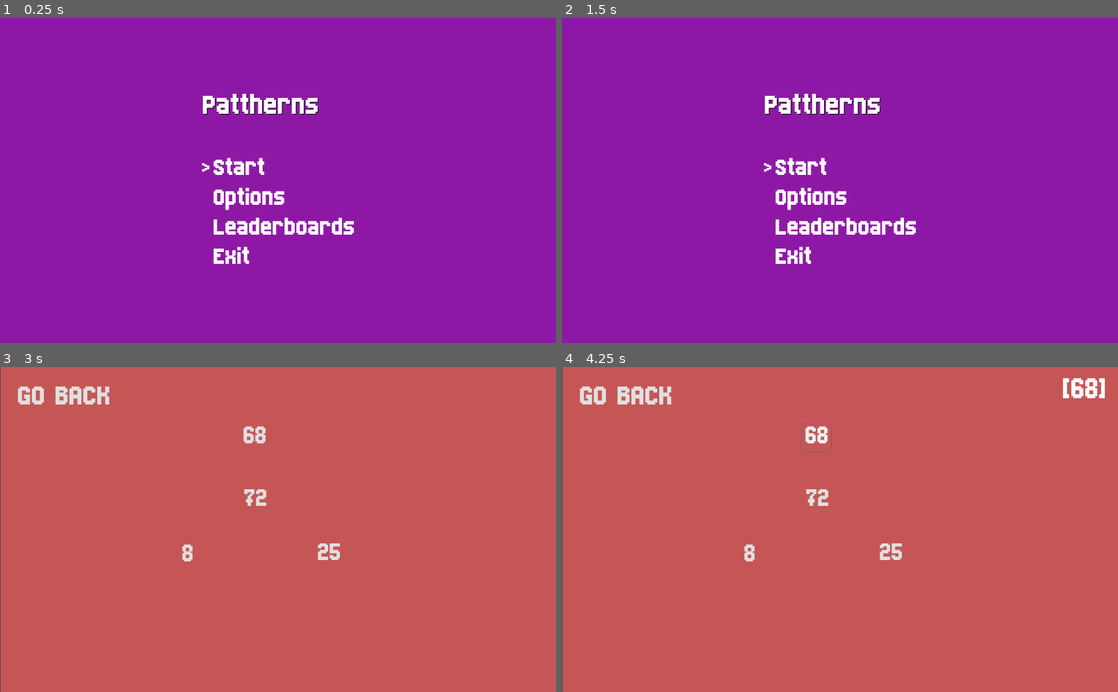
Above: before the commit, frames 1-4 (two rows, left to right).
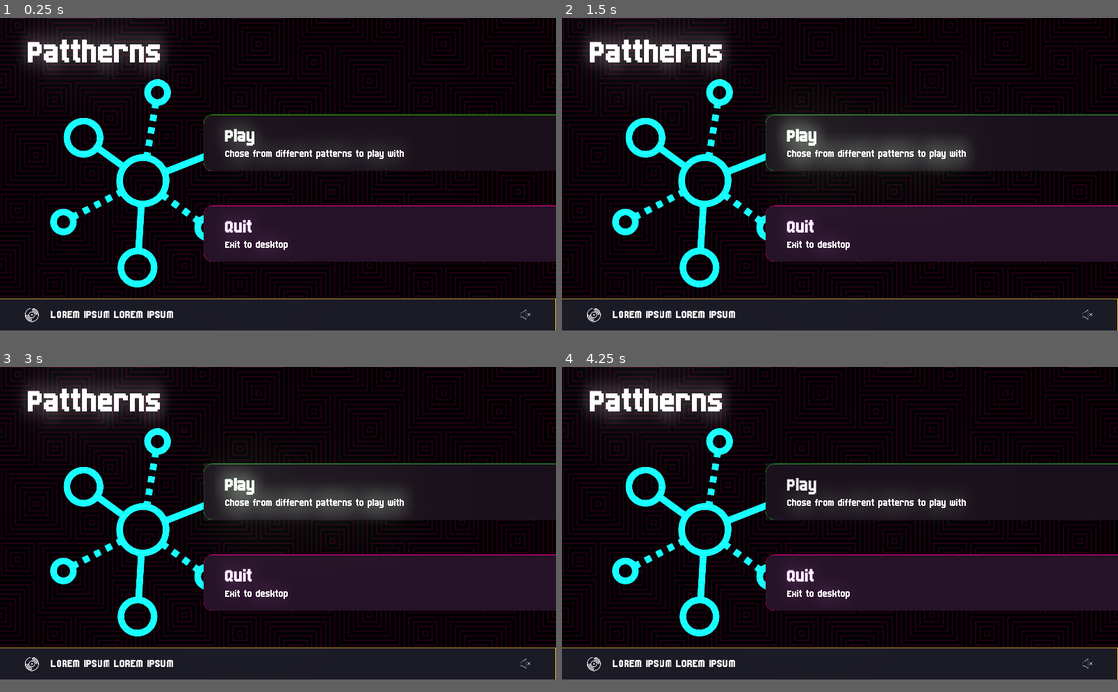
Above: after the commit, the same moments.

Repository: ezerssss/PathTerns
Game: Godot game, scene res://scenes/MainMenu.tscn
The game is run twice, just before and just after one commit, with the same random seed, the same clock (stepped at 60 frames per second) and the same inputs. Before the commit the project starts from res://MainMenu.tscn.
Inputs (mouse positions are in pixels of both pictures, inside the frame that each line leads up to; where the layout moved, square brackets give the same spot in the first picture):
- Up to frame 1 (0.25 s): no input
- Up to frame 2 (1.5 s): click (1090, 326) at 0.52 s; click (956, 148) at 1.25 s, where only the run after the commit has a clickable "Play"
- Up to frame 3 (3 s): click (394, 497) at 2 s, where only the run after the commit has a clickable "Play"; tap Enter (ui_accept) at 2.75, 2.85 s; hold Up (ui_up) from 2.78 s (still down)
- Up to frame 4 (4.25 s): tap Enter (ui_accept) at 3.02, 3.32 s; release Up (ui_up) at 3.5 s; click (1090, 675) [817, 435] at 3.5 s
In our replay, the window is 800x468 before the commit and 800x450 after it. These sizes can differ from the game's own. Grey fills any space a smaller window leaves; there, only what the larger window draws over its background counts as a difference.

The runs differ from the first frame. In frame 1, 96% of the frame differs, in the area x 0-100%, y 0-97%; in frame 2, 96%; in frame 3, 96%, in the area x 0-100%, y 0-100%; in frame 4, 96%.

Commit message:
Legit Start
Please follow file tree

Diff:
--- a/Button.gd
+++ /dev/null
@@ -1,13 +0,0 @@
-extends Button
-
-var number = "NA"
-
-onready var root = get_parent()
-
-func _ready():
-	self.text = number
-
-func _pressed():
-	number = get_text()
-	print(number)
-	root.add_number(number)
--- a/FirstScene.gd
+++ /dev/null
@@ -1,39 +0,0 @@
-extends ColorRect
-
-var rng = RandomNumberGenerator.new()
-var number_array = []
-var user_array = []
-
-onready var button_first = get_node("Button")
-onready var button_second = get_node("Button2")
-onready var button_third = get_node("Button3")
-onready var button_fourth = get_node("Button4")
-onready var hi = get_node("hi")
-
-func _ready():
-	rng.randomize()
-	button_first.text = set_number()
-	button_second.text = set_number()
-	button_third.text = set_number()
-	button_fourth.text = set_number()
-
-func set_number():
-	var number
-	number = rng.randi_range(0, 100)
-	while number in number_array:
-		number = rng.randi_range(0, 100)
-	number_array.append(number)
-	return str(number)
-
-func add_number(_number):
-	if _number in user_array:
-		user_array.erase(_number)
-	else:
-		user_array.append(_number)
-	if user_array.size() == 0:
-		hi.text = ""
-	else:
-		hi.text = str(user_array)
-
-func main_menu():
-	get_tree().change_scene("res://MainMenu.tscn")
--- a/MainMenu.gd
+++ /dev/null
@@ -1,51 +0,0 @@
-extends MarginContainer
-
-onready var select_one = $CenterContainer/VBoxContainer/CenterContainer2/VBoxContainer/CenterContainer/HBoxContainer/selector_one
-onready var select_two = $CenterContainer/VBoxContainer/CenterContainer2/VBoxContainer/CenterContainer2/HBoxContainer/selector_two
-onready var select_three = $CenterContainer/VBoxContainer/CenterContainer2/VBoxContainer/CenterContainer4/HBoxContainer/selector_two
-onready var select_four = $CenterContainer/VBoxContainer/CenterContainer2/VBoxContainer/CenterContainer3/HBoxContainer/selector_three
-
-var current_selection = 0
-
-func _ready():
-	set_current_selection(0)
-
-func _process(delta):
-	if Input.is_action_just_pressed("ui_down"):
-		current_selection += 1
-		if current_selection > 3:
-			current_selection = 0
-		set_current_selection(current_selection)
-	if Input.is_action_just_pressed("ui_up"):
-		current_selection -= 1
-		if current_selection < 0:
-			current_selection = 3
-		set_current_selection(current_selection)
-	if Input.is_action_just_pressed("ui_accept"):
-		handle_selection(current_selection)
-
-
-func handle_selection(_current_selection):
-	if _current_selection == 0:
-		get_tree().change_scene("res://star_pattern.tscn")
-	elif _current_selection == 1:
-		print("HELLO WORLD")
-	elif _current_selection == 2:
-		get_tree().change_scene("res://leader_boards.tscn")
-	else:
-		get_tree().quit()
-
-
-func set_current_selection(_current_selection):
-	select_one.text = ""
-	select_two.text = ""
-	select_three.text = ""
-	select_four.text = ""
-	if _current_selection == 0:
-		select_one.text = ">"
-	elif _current_selection == 1:
-		select_two.text = ">"
-	elif _current_selection == 2:
-		select_three.text = ">"
-	else:
-		select_four.text = ">"
--- a/MainMenu.tscn
+++ /dev/null
@@ -1,163 +0,0 @@
-[gd_scene load_steps=6 format=2]
-
-[ext_resource path="res://born2b.tres" type="DynamicFont" id=1]
-[ext_resource path="res://MainMenu.gd" type="Script" id=2]
-
-[sub_resource type="DynamicFontData" id=1]
-font_path = "res://Born2bSportyV2.ttf"
-
-[sub_resource type="DynamicFont" id=2]
-size = 37
-font_data = SubResource( 1 )
-
-[sub_resource type="DynamicFont" id=3]
-size = 50
-font_data = SubResource( 1 )
-
-[node name="MainMenu" type="MarginContainer"]
-anchor_right = 1.0
-anchor_bottom = 1.0
-script = ExtResource( 2 )
-__meta__ = {
-"_edit_use_anchors_": false
-}
-
-[node name="ColorRect" type="ColorRect" parent="."]
-margin_right = 1024.0
-margin_bottom = 600.0
-color = Color( 0.560784, 0.0980392, 0.654902, 1 )
-
-[node name="CenterContainer" type="CenterContainer" parent="."]
-margin_right = 1024.0
-margin_bottom = 600.0
-
-[node name="VBoxContainer" type="VBoxContainer" parent="CenterContainer"]
-margin_left = 370.0
-margin_top = 132.0
-margin_right = 654.0
-margin_bottom = 468.0
-custom_constants/separation = 60
-
-[node name="CenterContainer" type="CenterContainer" parent="CenterContainer/VBoxContainer"]
-margin_right = 284.0
-margin_bottom = 60.0
-
-[node name="Label" type="Label" parent="CenterContainer/VBoxContainer/CenterContainer"]
-margin_right = 284.0
-margin_bottom = 60.0
-rect_min_size = Vector2( 284, 0 )
-custom_fonts/font = ExtResource( 1 )
-custom_colors/font_color_shadow = Color( 0, 0, 0, 1 )
-text = "Pattherns"
-
-[node name="CenterContainer2" type="CenterContainer" parent="CenterContainer/VBoxContainer"]
-margin_top = 120.0
-margin_right = 284.0
-margin_bottom = 336.0
-
-[node name="VBoxContainer" type="VBoxContainer" parent="CenterContainer/VBoxContainer/CenterContainer2"]
-margin_right = 284.0
-margin_bottom = 216.0
-
-[node name="CenterContainer" type="CenterContainer" parent="CenterContainer/VBoxContainer/CenterContainer2/VBoxContainer"]
-margin_right = 284.0
-margin_bottom = 51.0
-
-[node name="HBoxContainer" type="HBoxContainer" parent="CenterContainer/VBoxContainer/CenterContainer2/VBoxContainer/CenterContainer"]
-margin_right = 284.0
-margin_bottom = 51.0
-
-[node name="selector_one" type="Label" parent="CenterContainer/VBoxContainer/CenterContainer2/VBoxContainer/CenterContainer/HBoxContainer"]
-margin_top = 6.0
-margin_right = 16.0
-margin_bottom = 44.0
-rect_min_size = Vector2( 16, 0 )
-custom_fonts/font = SubResource( 2 )
-text = ">"
-
-[node name="optionName" type="Label" parent="CenterContainer/VBoxContainer/CenterContainer2/VBoxContainer/CenterContainer/HBoxContainer"]
-margin_left = 20.0
-margin_right = 284.0
-margin_bottom = 51.0
-rect_min_size = Vector2( 264, 0 )
-mouse_default_cursor_shape = 2
-custom_fonts/font = SubResource( 3 )
-text = "Start"
-
-[node name="CenterContainer2" type="CenterContainer" parent="CenterContainer/VBoxContainer/CenterContainer2/VBoxContainer"]
-margin_top = 55.0
-margin_right = 284.0
-margin_bottom = 106.0
-
-[node name="HBoxContainer" type="HBoxContainer" parent="CenterContainer/VBoxContainer/CenterContainer2/VBoxContainer/CenterContainer2"]
-margin_right = 284.0
-margin_bottom = 51.0
-
-[node name="selector_two" type="Label" parent="CenterContainer/VBoxContainer/CenterContainer2/VBoxContainer/CenterContainer2/HBoxContainer"]
-margin_top = 6.0
-margin_right = 16.0
-margin_bottom = 44.0
-rect_min_size = Vector2( 16, 0 )
-custom_fonts/font = SubResource( 2 )
-text = ">"
-
-[node name="optionName" type="Label" parent="CenterContainer/VBoxContainer/CenterContainer2/VBoxContainer/CenterContainer2/HBoxContainer"]
-margin_left = 20.0
-margin_right = 284.0
-margin_bottom = 51.0
-rect_min_size = Vector2( 264, 0 )
-mouse_default_cursor_shape = 2
-custom_fonts/font = SubResource( 3 )
-text = "Options"
-
-[node name="CenterContainer4" type="CenterContainer" parent="CenterContainer/VBoxContainer/CenterContainer2/VBoxContainer"]
-margin_top = 110.0
-margin_right = 284.0
-margin_bottom = 161.0
-
-[node name="HBoxContainer" type="HBoxContainer" parent="CenterContainer/VBoxContainer/CenterContainer2/VBoxContainer/CenterContainer4"]
-margin_right = 284.0
-margin_bottom = 51.0
-
-[node name="selector_two" type="Label" parent="CenterContainer/VBoxContainer/CenterContainer2/VBoxContainer/CenterContainer4/HBoxContainer"]
-margin_top = 6.0
-margin_right = 16.0
-margin_bottom = 44.0
-rect_min_size = Vector2( 16, 0 )
-custom_fonts/font = SubResource( 2 )
-text = ">"
-
-[node name="optionName" type="Label" parent="CenterContainer/VBoxContainer/CenterContainer2/VBoxContainer/CenterContainer4/HBoxContainer"]
-margin_left = 20.0
-margin_right = 284.0
-margin_bottom = 51.0
-rect_min_size = Vector2( 264, 0 )
-mouse_default_cursor_shape = 2
-custom_fonts/font = SubResource( 3 )
-text = "Leaderboards"
-
-[node name="CenterContainer3" type="CenterContainer" parent="CenterContainer/VBoxContainer/CenterContainer2/VBoxContainer"]
-margin_top = 165.0
-margin_right = 284.0
-margin_bottom = 216.0
-
-[node name="HBoxContainer" type="HBoxContainer" parent="CenterContainer/VBoxContainer/CenterContainer2/VBoxContainer/CenterContainer3"]
-margin_right = 284.0
-margin_bottom = 51.0
-
-[node name="selector_three" type="Label" parent="CenterContainer/VBoxContainer/CenterContainer2/VBoxContainer/CenterContainer3/HBoxContainer"]
-margin_top = 6.0
-margin_right = 16.0
-margin_bottom = 44.0
-rect_min_size = Vector2( 16, 0 )
-custom_fonts/font = SubResource( 2 )
-text = ">"
-
-[node name="optionName" type="Label" parent="CenterContainer/VBoxContainer/CenterContainer2/VBoxContainer/CenterContainer3/HBoxContainer"]
-margin_left = 20.0
-margin_right = 284.0
-margin_bottom = 51.0
-rect_min_size = Vector2( 264, 0 )
-mouse_default_cursor_shape = 2
-custom_fonts/font = SubResource( 3 )
-text = "Exit"
--- a/back.gd
+++ /dev/null
@@ -1,6 +0,0 @@
-extends Button
-
-onready var root = get_parent()
-
-func _pressed():
-	root.main_menu()
--- a/project.godot
+++ b/project.godot
@@ -11,11 +11,14 @@
 [application]
 
 config/name="Pattherns"
-run/main_scene="res://MainMenu.tscn"
+run/main_scene="res://scenes/MainMenu.tscn"
 config/icon="res://icon.png"
 
 [display]
 
+window/size/width=1920
+window/size/height=1080
+window/size/fullscreen=true
 window/stretch/mode="2d"
 window/stretch/aspect="keep"
 
--- a/born2b.tres
+++ b/resource/font/born2bSporty.tres
@@ -1,8 +1,8 @@
 [gd_resource type="DynamicFont" load_steps=2 format=2]
 
 [sub_resource type="DynamicFontData" id=1]
-font_path = "res://Born2bSportyV2.ttf"
+font_path = "res://resource/font/Born2bSportyV2.ttf"
 
 [resource]
-size = 60
+size = 125
 font_data = SubResource( 1 )
--- /dev/null
+++ b/scenes/MainMenu.tscn
@@ -0,0 +1,219 @@
+[gd_scene load_steps=18 format=2]
+
+[ext_resource path="res://resource/images/main_menu_images/logo.png" type="Texture" id=1]
+[ext_resource path="res://resource/images/main_menu_images/container_quit.png" type="Texture" id=2]
+[ext_resource path="res://resource/images/main_menu_images/bg_image.png" type="Texture" id=3]
+[ext_resource path="res://resource/images/main_menu_images/container_play.png" type="Texture" id=4]
+[ext_resource path="res://resource/images/main_menu_images/container_sound.png" type="Texture" id=5]
+[ext_resource path="res://resource/images/main_menu_images/sound_logo.png" type="Texture" id=6]
+[ext_resource path="res://resource/images/main_menu_images/mute_button.png" type="Texture" id=7]
+[ext_resource path="res://scripts/quit_button.gd" type="Script" id=8]
+[ext_resource path="res://scripts/hover.gd" type="Script" id=9]
+[ext_resource path="res://resource/font/born2bSporty.tres" type="DynamicFont" id=12]
+
+[sub_resource type="Environment" id=1]
+background_mode = 4
+glow_enabled = true
+glow_strength = 0.8
+glow_blend_mode = 0
+
+[sub_resource type="DynamicFontData" id=2]
+font_path = "res://resource/font/Born2bSportyV2.ttf"
+
+[sub_resource type="DynamicFont" id=3]
+size = 70
+extra_spacing_bottom = 40
+font_data = SubResource( 2 )
+
+[sub_resource type="DynamicFont" id=4]
+size = 40
+font_data = SubResource( 2 )
+
+[sub_resource type="DynamicFont" id=5]
+size = 70
+extra_spacing_bottom = 40
+font_data = SubResource( 2 )
+
+[sub_resource type="DynamicFontData" id=6]
+font_path = "res://resource/font/Born2bSportyV2.ttf"
+
+[sub_resource type="DynamicFont" id=7]
+size = 45
+font_data = SubResource( 6 )
+
+[node name="bg_image" type="TextureRect"]
+anchor_right = 1.0
+anchor_bottom = 1.0
+texture = ExtResource( 3 )
+__meta__ = {
+"_edit_use_anchors_": false
+}
+
+[node name="WorldEnvironment" type="WorldEnvironment" parent="."]
+environment = SubResource( 1 )
+
+[node name="title" type="Label" parent="."]
+modulate = Color( 1.4, 1.4, 1.4, 1 )
+margin_left = 88.5428
+margin_top = 60.5385
+margin_right = 644.543
+margin_bottom = 211.538
+custom_fonts/font = ExtResource( 12 )
+custom_colors/font_color = Color( 1, 1, 1, 1 )
+text = "Pattherns"
+__meta__ = {
+"_edit_use_anchors_": false
+}
+
+[node name="logo" type="TextureRect" parent="."]
+modulate = Color( 3, 3, 3, 1 )
+margin_left = 42.7111
+margin_top = 111.904
+margin_right = 869.711
+margin_bottom = 958.904
+texture = ExtResource( 1 )
+__meta__ = {
+"_edit_use_anchors_": false
+}
+
+[node name="button_container" type="VBoxContainer" parent="."]
+anchor_left = 1.0
+anchor_right = 1.0
+margin_left = -1217.0
+margin_top = 334.0
+margin_right = 91.0
+margin_bottom = 863.0
+custom_constants/separation = 120
+__meta__ = {
+"_edit_use_anchors_": false
+}
+
+[node name="play" type="TextureRect" parent="button_container"]
+margin_right = 1308.0
+margin_bottom = 195.0
+texture = ExtResource( 4 )
+
+[node name="play_button" type="Button" parent="button_container/play"]
+anchor_right = 1.0
+anchor_bottom = 1.0
+mouse_default_cursor_shape = 2
+custom_fonts/font = SubResource( 3 )
+custom_colors/font_color = Color( 1.3, 1.5, 1.3, 1 )
+custom_colors/font_color_hover = Color( 1.4, 1.7, 1.4, 1 )
+text = "   Play"
+flat = true
+align = 0
+script = ExtResource( 9 )
+__meta__ = {
+"_edit_use_anchors_": false
+}
+
+[node name="Label" type="Label" parent="button_container/play/play_button"]
+margin_left = 73.0
+margin_top = 117.0
+margin_right = 886.0
+margin_bottom = 168.0
+custom_fonts/font = SubResource( 4 )
+text = "Chose from different patterns to play with"
+__meta__ = {
+"_edit_use_anchors_": false
+}
+
+[node name="quit" type="TextureRect" parent="button_container"]
+modulate = Color( 1.4, 1.1, 1.4, 1 )
+margin_top = 315.0
+margin_right = 1308.0
+margin_bottom = 509.0
+texture = ExtResource( 2 )
+
+[node name="quit_button" type="Button" parent="button_container/quit"]
+anchor_right = 1.0
+anchor_bottom = 1.0
+mouse_default_cursor_shape = 2
+custom_fonts/font = SubResource( 5 )
+custom_colors/font_color = Color( 1, 1, 1.05, 1 )
+custom_colors/font_color_hover = Color( 1.4, 1.1, 1.4, 1 )
+text = "   Quit"
+flat = true
+align = 0
+script = ExtResource( 8 )
+__meta__ = {
+"_edit_use_anchors_": false
+}
+
+[node name="Label" type="Label" parent="button_container/quit/quit_button"]
+margin_left = 73.0
+margin_top = 117.0
+margin_right = 886.0
+margin_bottom = 168.0
+custom_fonts/font = SubResource( 4 )
+text = "Exit to desktop"
+__meta__ = {
+"_edit_use_anchors_": false
+}
+
+[node name="sound_container" type="TextureRect" parent="."]
+margin_left = -0.801697
+margin_top = 970.01
+margin_right = 1919.2
+margin_bottom = 1082.01
+texture = ExtResource( 5 )
+__meta__ = {
+"_edit_use_anchors_": false
+}
+
+[node name="sound_logos" type="HBoxContainer" parent="sound_container"]
+anchor_right = 1.0
+anchor_bottom = 1.0
+custom_constants/separation = 1200
+alignment = 1
+__meta__ = {
+"_edit_use_anchors_": false
+}
+
+[node name="CenterContainer" type="CenterContainer" parent="sound_container/sound_logos"]
+margin_left = 79.0
+margin_right = 605.0
+margin_bottom = 112.0
+
+[node name="logo_musicname" type="HBoxContainer" parent="sound_container/sound_logos/CenterContainer"]
+margin_top = 32.0
+margin_right = 526.0
+margin_bottom = 80.0
+custom_constants/separation = 40
+
+[node name="sound_logo" type="TextureRect" parent="sound_container/sound_logos/CenterContainer/logo_musicname"]
+margin_right = 48.0
+margin_bottom = 48.0
+texture = ExtResource( 6 )
+
+[node name="Label" type="Label" parent="sound_container/sound_logos/CenterContainer/logo_musicname"]
+margin_left = 88.0
+margin_top = 1.0
+margin_right = 526.0
+margin_bottom = 47.0
+custom_fonts/font = SubResource( 7 )
+text = "LOREM IPSUM LOREM IPSUM"
+
+[node name="CenterContainer2" type="CenterContainer" parent="sound_container/sound_logos"]
+margin_left = 1805.0
+margin_right = 1840.0
+margin_bottom = 112.0
+
+[node name="mute_logo" type="TextureRect" parent="sound_container/sound_logos/CenterContainer2"]
+margin_top = 38.0
+margin_right = 35.0
+margin_bottom = 73.0
+texture = ExtResource( 7 )
+
+[node name="Button" type="Button" parent="sound_container/sound_logos/CenterContainer2/mute_logo"]
+anchor_right = 1.0
+anchor_bottom = 1.0
+focus_mode = 0
+mouse_default_cursor_shape = 2
+action_mode = 0
+enabled_focus_mode = 0
+flat = true
+__meta__ = {
+"_edit_use_anchors_": false
+}
--- /dev/null
+++ b/scripts/hover.gd
@@ -0,0 +1,21 @@
+extends Button
+
+onready var subtext = get_node("Label")
+var color = [1.3, 1.5, 1.3]
+var color_hovered = [1.4, 1.7, 1.4]
+
+
+func _process(delta):
+	if self.is_hovered():
+		hovered()
+	else:
+		not_hovered()
+
+func _ready():
+	not_hovered()
+
+func not_hovered():
+	subtext.add_color_override("font_color", Color(color[0],color[1],color[2]))
+
+func hovered():
+	subtext.add_color_override("font_color", Color(color_hovered[0],color_hovered[1],color_hovered[2]))
--- /dev/null
+++ b/scripts/quit_button.gd
@@ -0,0 +1,24 @@
+extends Button
+
+onready var subtext = get_node("Label")
+var color = [1, 1, 1.05]
+var color_hovered = [1.4, 1.1, 1.4]
+
+
+func _process(delta):
+	if self.is_hovered():
+		hovered()
+	else:
+		not_hovered()
+
+func _ready():
+	not_hovered()
+
+func not_hovered():
+	subtext.add_color_override("font_color", Color(color[0],color[1],color[2]))
+
+func hovered():
+	subtext.add_color_override("font_color", Color(color_hovered[0],color_hovered[1],color_hovered[2]))
+
+func _pressed():
+	get_tree().quit()
--- a/star_pattern.tscn
+++ /dev/null
@@ -1,102 +0,0 @@
-[gd_scene load_steps=7 format=2]
-
-[ext_resource path="res://born2b.tres" type="DynamicFont" id=1]
-[ext_resource path="res://FirstScene.gd" type="Script" id=2]
-[ext_resource path="res://Button.gd" type="Script" id=3]
-[ext_resource path="res://back.gd" type="Script" id=4]
-
-[sub_resource type="DynamicFontData" id=1]
-font_path = "res://Born2bSportyV2.ttf"
-
-[sub_resource type="DynamicFont" id=2]
-size = 50
-font_data = SubResource( 1 )
-
-[node name="ColorRect" type="ColorRect"]
-anchor_right = 1.0
-anchor_bottom = 1.0
-margin_left = 1.33484
-margin_right = 1.33484
-color = Color( 0.780392, 0.341176, 0.341176, 1 )
-script = ExtResource( 2 )
-__meta__ = {
-"_edit_use_anchors_": false
-}
-
-[node name="Button" type="Button" parent="."]
-margin_left = 438.855
-margin_top = 99.928
-margin_right = 494.855
-margin_bottom = 156.928
-custom_fonts/font = SubResource( 2 )
-text = "99"
-flat = true
-script = ExtResource( 3 )
-__meta__ = {
-"_edit_use_anchors_": false
-}
-
-[node name="Button2" type="Button" parent="."]
-margin_left = 440.186
-margin_top = 216.389
-margin_right = 496.186
-margin_bottom = 273.389
-custom_fonts/font = SubResource( 2 )
-text = "99"
-flat = true
-script = ExtResource( 3 )
-__meta__ = {
-"_edit_use_anchors_": false
-}
-
-[node name="Button3" type="Button" parent="."]
-margin_left = 575.335
-margin_top = 315.719
-margin_right = 631.335
-margin_bottom = 372.719
-custom_fonts/font = SubResource( 2 )
-text = "99"
-flat = true
-script = ExtResource( 3 )
-__meta__ = {
-"_edit_use_anchors_": false
-}
-
-[node name="Button4" type="Button" parent="."]
-margin_left = 314.665
-margin_top = 317.597
-margin_right = 370.665
-margin_bottom = 374.597
-custom_fonts/font = SubResource( 2 )
-text = "99"
-flat = true
-script = ExtResource( 3 )
-__meta__ = {
-"_edit_use_anchors_": false
-}
-
-[node name="hi" type="Label" parent="."]
-margin_left = 921.045
-margin_top = 13.0
-margin_right = 999.045
-margin_bottom = 73.0
-grow_horizontal = 0
-rect_clip_content = true
-custom_fonts/font = ExtResource( 1 )
-align = 2
-__meta__ = {
-"_edit_use_anchors_": false
-}
-
-[node name="back" type="Button" parent="."]
-margin_left = 21.3575
-margin_top = 17.3529
-margin_right = 208.357
-margin_bottom = 93.3529
-custom_fonts/font = ExtResource( 1 )
-text = "GO BACK"
-flat = true
-script = ExtResource( 4 )
-__meta__ = {
-"_edit_use_anchors_": false
-}
Binary file removed: circle_node.png
Binary file removed: icon.png
Renamed: Born2bSportyV2.ttf -> resource/font/Born2bSportyV2.ttf
Binary file added: resource/images/main_menu_images/bg_image.png
Not shown, added: resource/images/main_menu_images/bg_image.png.import
Binary file added: resource/images/main_menu_images/container_play.png
Not shown, changed: resource/images/main_menu_images/container_play.png.import
Binary file added: resource/images/main_menu_images/container_quit.png
Not shown, added: resource/images/main_menu_images/container_quit.png.import
Binary file added: resource/images/main_menu_images/container_sound.png
Not shown, added: resource/images/main_menu_images/container_sound.png.import
Binary file added: resource/images/main_menu_images/logo.png
(and 7 more such lines)
